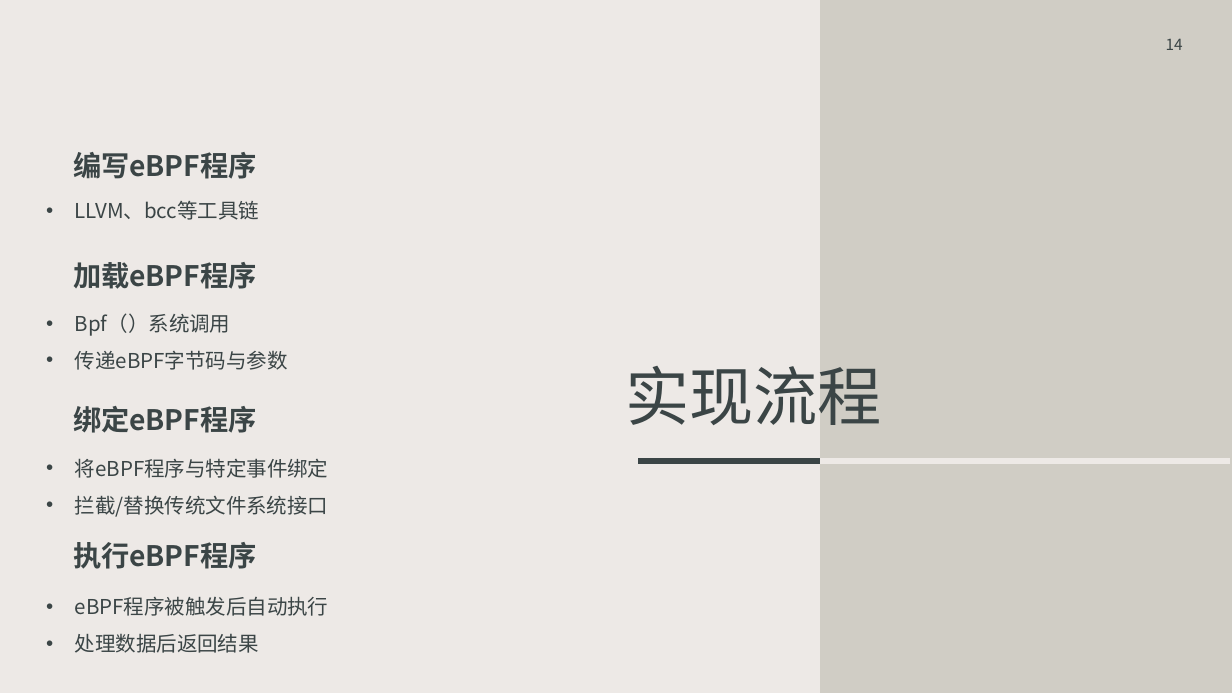
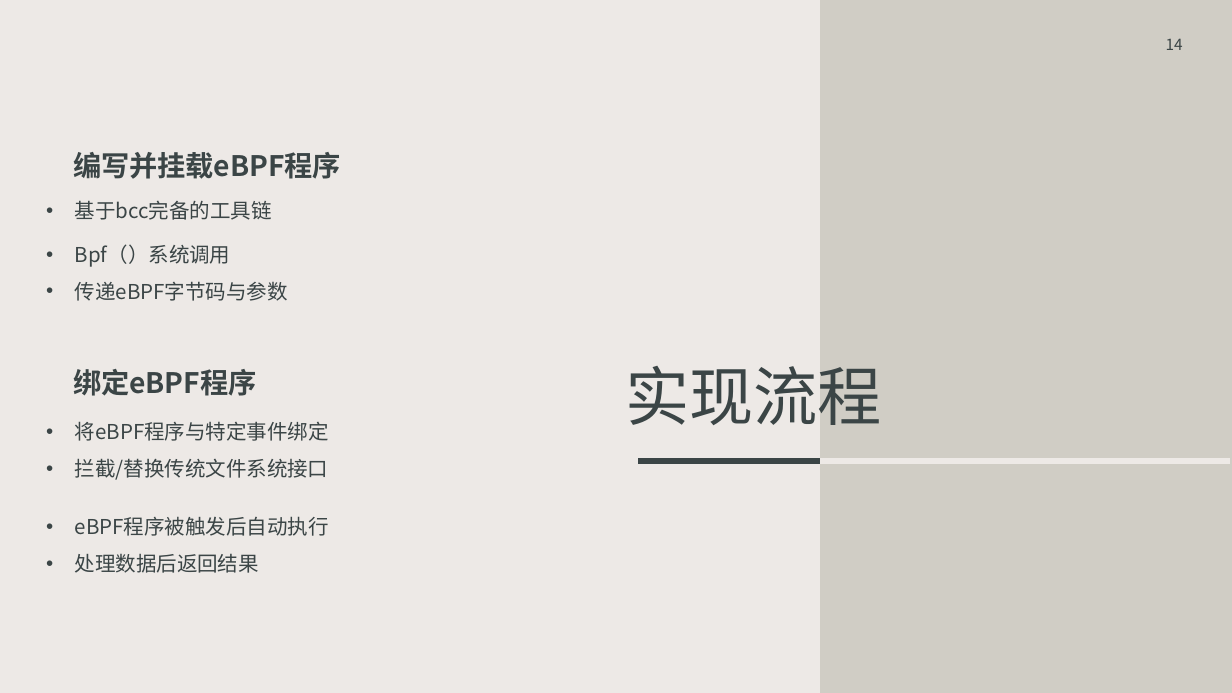
Before and after one commit to OSH-2023/x-FutureWithinBuzzyBees, a slide deck: slide 14 of docs/中期汇报.pptx. Drawn at 1232x693 pixels with LibreOffice and Linux fonts; fonts in the diff are those of the drawing; background and template pictures are left out. Boxes give left, top, right and bottom in pixels: in the first picture for what was removed or moved away, otherwise in the second. Text is boxed around its words. In the diff, an @@ line names an element or a change of style, - is before the commit and + after.

```diff
--- a/docs/中期汇报.pptx
+++ b/docs/中期汇报.pptx
@@ text at <box>73,152,341,179</box>: text changed @@
-编写eBPF程序
+编写并挂载eBPF程序
@@ text at <box>75,200,272,220</box>: text changed @@
-• LLVM、bcc等工具链
+• 基于bcc完备的工具链
@@ text "Bpf（）系统调用": place and size @@
-text "Bpf（）系统调用" at <box>75,313,288,370</box>
+text "Bpf（）系统调用" at <box>75,244,288,301</box>
@@ text removed at <box>73,262,257,289</box> @@
-加载eBPF程序
@@ text "绑定eBPF程序": place and size @@
-text "绑定eBPF程序" at <box>73,406,257,433</box>
+text "绑定eBPF程序" at <box>73,369,257,396</box>
@@ text "将eBPF程序与特定事件绑定": place and size @@
-text "将eBPF程序与特定事件绑定" at <box>75,458,329,517</box>
+text "将eBPF程序与特定事件绑定" at <box>75,421,329,480</box>
@@ text "eBPF程序被触发后自动执行": place and size @@
-text "eBPF程序被触发后自动执行" at <box>75,596,329,653</box>
+text "eBPF程序被触发后自动执行" at <box>75,516,329,573</box>
@@ text removed at <box>73,542,257,569</box> @@
-执行eBPF程序
```
Also in this commit, not shown: 2 other slides changed, 2 other files.
